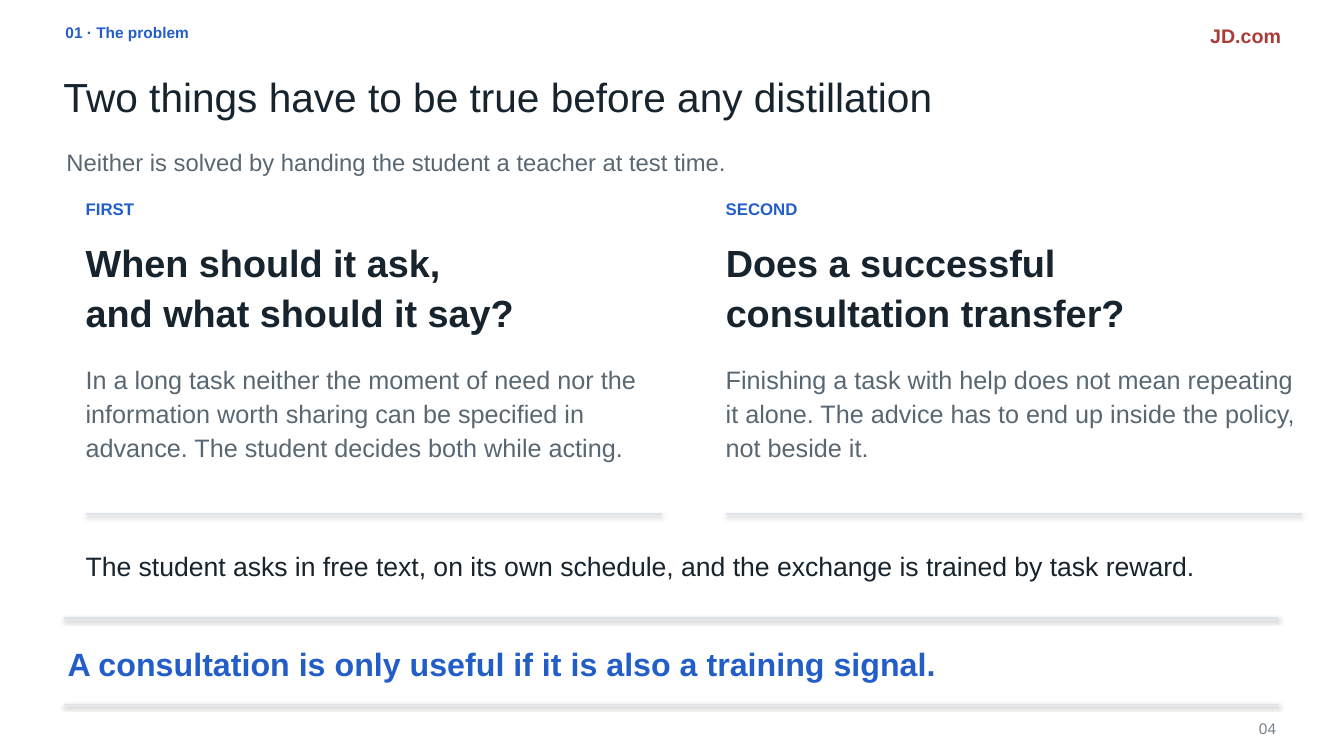
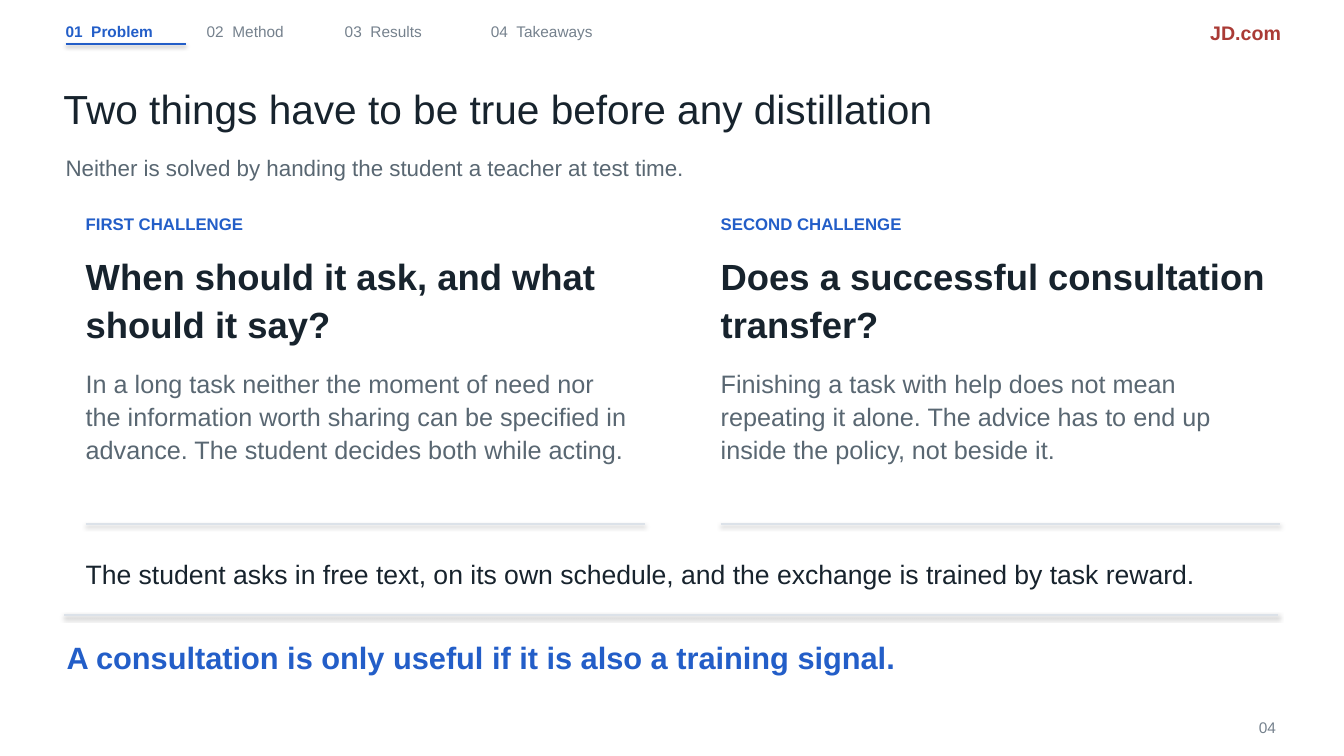
Before and after one commit to liruiluo/communicative-opsd, a slide deck: slide 4 of assets/slides/copd-slides.pptx. Drawn at 1344x756 pixels with LibreOffice and Linux fonts; fonts in the diff are those of the drawing. Boxes give left, top, right and bottom in pixels: in the first picture for what was removed or moved away, otherwise in the second. Text is boxed around its words. In the diff, an @@ line names an element or a change of style, - is before the commit and + after.

Commit message:
Restyle the deck: chapter nav, one claim per slide, no text overlaps

```diff
--- a/assets/slides/copd-slides.pptx
+++ b/assets/slides/copd-slides.pptx
@@ text at [66, 26, 153, 37]: text changed @@
-01 · The problem
+01 Problem
@@ text added at [207, 26, 283, 37], 11 pt, text #75818D @@
+02 Method
@@ text added at [345, 26, 421, 37], 11 pt, text #75818D @@
+03 Results
@@ text added at [491, 26, 592, 40], 11 pt, text #75818D @@
+04 Takeaways
@@ line added from (66, 44) to (187, 44), #235EC8 1.2 pt @@
@@ text "Two things have to be ...": place and size @@
-text "Two things have to be ..." at [63, 82, 932, 120]
+text "Two things have to be ..." at [63, 94, 932, 131]
@@ text "Neither is solved by handing ...": place and size @@
-text "Neither is solved by handing ..." at [66, 153, 726, 176]
+text "Neither is solved by handing ..." at [66, 160, 683, 181]
@@ text "Neither is solved by handing ..." at [66, 160, 683, 181]: size 17 to 16 pt; line spacing 1.12 to 1.1 @@
@@ text at [86, 218, 243, 230]: text changed @@
-FIRST
+FIRST CHALLENGE
@@ text at [721, 218, 901, 230]: text changed @@
-SECOND
+SECOND CHALLENGE
@@ text at [86, 263, 595, 346]: text changed; size 27 to 26 pt @@
-When should it ask,
-and what should it say?
+When should it ask, and what should it say?
@@ text at [721, 263, 1264, 339]: text changed; size 27 to 26 pt @@
-Does a successful
-consultation transfer?
+Does a successful consultation transfer?
@@ line spacing 1.12 to 1.1 in 6 elements at [1210, 26, 1281, 40], [86, 564, 1194, 589], [1259, 722, 1276, 733], [63, 94, 932, 131], [86, 374, 626, 464], [721, 374, 1210, 464] @@
@@ line moved from (86, 514) - (662, 514) to (86, 524) - (645, 524) @@
@@ line moved from (726, 514) - (1303, 514) to (721, 524) - (1280, 524) @@
@@ text "The student asks in free ...": place and size @@
-text "The student asks in free ..." at [86, 556, 1194, 582]
+text "The student asks in free ..." at [86, 564, 1194, 589]
@@ line moved from (65, 618) - (1278, 618) to (65, 615) - (1278, 615) @@
@@ text "A consultation is only useful ..." at [67, 646, 895, 675]: size 23 to 22 pt; line spacing 1.12 to 1.1 @@
@@ line removed from (65, 705) to (1278, 705) @@
```
Also in this commit, not shown: 13 other slides changed, 2 other files.
